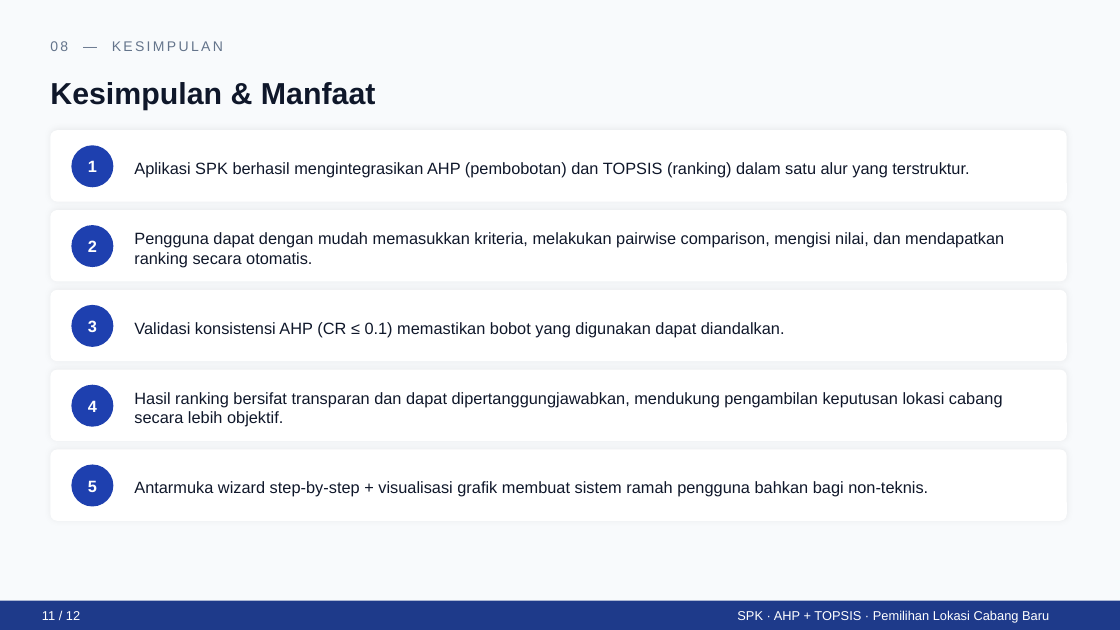
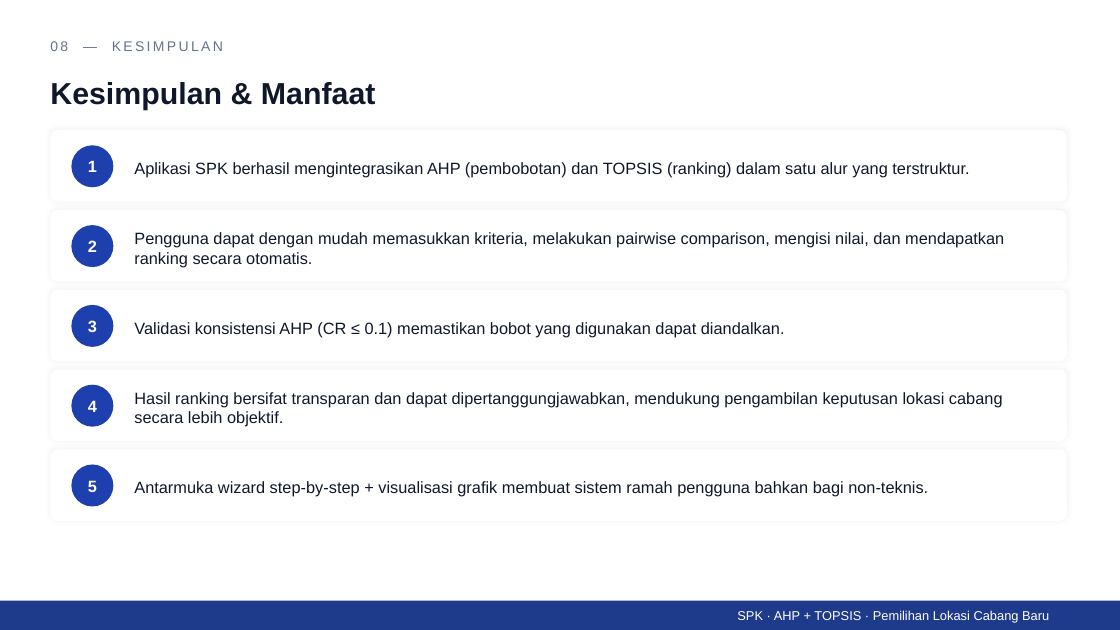
Before and after one commit to AndreasAndityaTI/tugas_spk, a slide deck: slide 11 of Presentasi_SPK_Pemilihan_Lokasi_Cabang_Baru.pptx. Drawn at 1120x630 pixels with LibreOffice and Linux fonts; fonts in the diff are those of the drawing. Boxes give left, top, right and bottom in pixels: in the first picture for what was removed or moved away, otherwise in the second. Text is boxed around its words. In the diff, an @@ line names an element or a change of style, - is before the commit and + after.

```diff
--- a/Presentasi_SPK_Pemilihan_Lokasi_Cabang_Baru.pptx
+++ b/Presentasi_SPK_Pemilihan_Lokasi_Cabang_Baru.pptx
@@ background #F8FAFC to #FFFFFF @@
@@ text removed at (x1=42, y1=611, x2=80, y2=620) @@
-11 / 12
```
Also in this commit, not shown: 9 other slides changed, 2 slides added, 2 slides removed, 3 other files.
